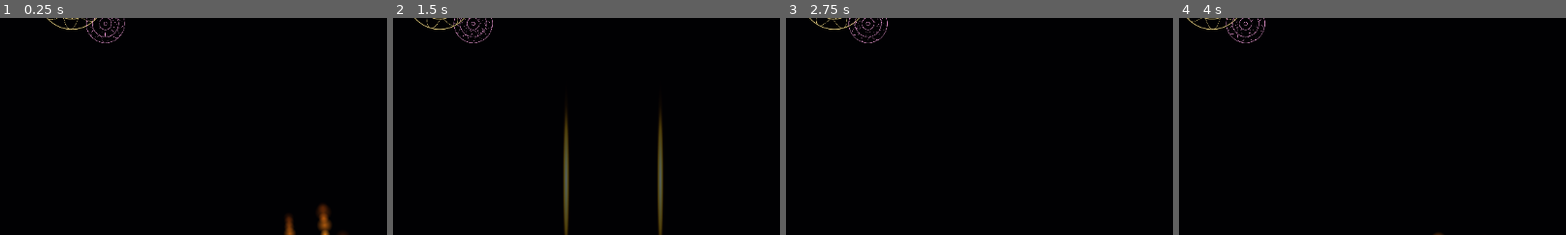
Above: before the commit, frames 1-4 (left to right).
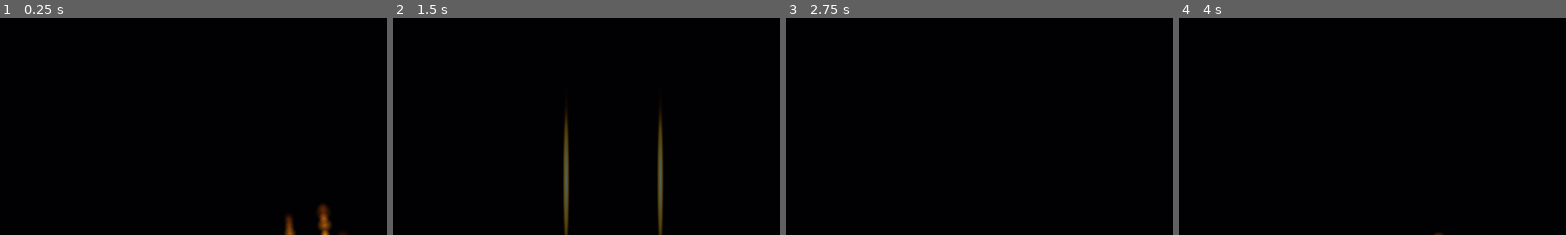
Above: after the commit, the same moments.

Repository: Ito-x/Zell
Game: Godot game, scene res://scenes/world/LesYeux.tscn
The game is run twice, just before and just after one commit, with the same random seed, the same clock (stepped at 60 frames per second) and the same inputs.
Inputs (mouse positions are % of the whole screen's width and height, from its top left):
- Up to frame 1 (0.25 s): no input
- Up to frame 2 (1.5 s): tap Enter at 0.5 s; move the mouse to (72, 45) at 0.52 s; hold D (move_right) from 0.53 s (still down); click (72, 45) at 0.6 s; tap Space (jump) at 0.77 s; move the mouse to (30, 55) at 1.27 s; right-click (30, 55) at 1.35 s
- Up to frame 3 (2.75 s): tap Space (jump) at 1.52 s; move the mouse to (60, 28) at 2.02 s; release D (move_right) at 2.03 s; hold A (move_left) from 2.03 s (still down); tap E (interact) at 2.1 s
- Up to frame 4 (4 s): move the mouse to (45, 70) at 2.77 s; release A (move_left) at 2.78 s; hold D (move_right) from 2.78 s (still down); tap S (look_down) at 2.85 s; tap Space (jump) at 3.02, 3.77 s; move the mouse to (80, 65) at 3.52 s; hold W (look_up) from 3.53 s (still down)
The pictures show only the part of the screen within x 10-60%, y 0-50%; the shares and areas given below are measured in that part.

The runs differ from the first frame. In frame 1, 0.4% of the frame differs, in the area x 12-33%, y 0-12%; in frame 2, 0.4%, in the area x 5-26%, y 0-12%; in frame 3, 0.4%; in frame 4, 0.4%.

Commit message:
feat(world): 4 variantes de rosas + redistribution profondeur
Variantes rosa via shader paramétré :
- Rosa1 (Etoile.tscn) : 8 pétales classique, mandala complet
- Rosa2 : 14 pétales très fins, sans rayons radiaux
- Rosa3 : 6 gros pétales avec rayons, sans anneau intérieur
- Rosa4 : minimaliste, juste cercle extérieur + coeur (style étoile)

Distribution :
- 15 rosas CoucheArriere (motion_scale 0.1) réparties en hauteur Y=[-320, -90]
  et largeur X=[-680, 720] pour casser l'alignement horizontal
- 4 rosas CoucheMilieu (motion_scale 0.3) en hauteur pour profondeur
- Mélange systématique des 4 variants pour la variété demandée

Diff:
--- a/assets/shaders/rosa.gdshader
+++ b/assets/shaders/rosa.gdshader
@@ -3,6 +3,18 @@
 uniform float line_width : hint_range(0.005, 0.05) = 0.018;
 uniform float petals = 8.0;
 uniform float inner_petals = 12.0;
+uniform float ring_outer = 0.95;
+uniform float ring_mid = 0.65;
+uniform float ring_inner = 0.30;
+uniform float ring_core = 0.08;
+uniform float petal_amplitude = 0.15;
+uniform float inner_petal_amplitude = 0.20;
+uniform float show_outer_petals = 1.0;
+uniform float show_inner_petals = 1.0;
+uniform float show_radials = 1.0;
+uniform float show_ring_mid = 1.0;
+uniform float show_ring_inner = 1.0;
+uniform float show_core = 1.0;
 
 varying vec2 local_pos;
 varying vec4 vert_color;
@@ -17,38 +29,29 @@
 }
 
 void fragment() {
-	// local_pos va de -30 à +30 (taille fixe du quad). Normalise en -1..1.
 	vec2 uv = local_pos / 30.0;
 	float r = length(uv);
 	float a = atan(uv.y, uv.x);
 
 	float alpha = 0.0;
 
-	// Cercle extérieur
-	alpha = max(alpha, line(r - 0.95, line_width));
-	// Cercle médian
-	alpha = max(alpha, line(r - 0.65, line_width));
-	// Cercle intérieur
-	alpha = max(alpha, line(r - 0.30, line_width));
-	// Cœur
-	alpha = max(alpha, line(r - 0.08, line_width));
+	alpha = max(alpha, line(r - ring_outer, line_width));
+	alpha = max(alpha, line(r - ring_mid, line_width) * show_ring_mid);
+	alpha = max(alpha, line(r - ring_inner, line_width) * show_ring_inner);
+	alpha = max(alpha, line(r - ring_core, line_width) * show_core);
 
-	// Pétales extérieurs (cardioïde-like)
-	float petal_r = 0.80 + 0.15 * cos(a * petals);
-	float in_ring_ext = step(0.65, r) * step(r, 0.98);
-	alpha = max(alpha, line(r - petal_r, line_width * 0.8) * in_ring_ext);
+	float petal_r = (ring_outer - 0.15) + petal_amplitude * cos(a * petals);
+	float in_ring_ext = step(ring_mid, r) * step(r, ring_outer + 0.03);
+	alpha = max(alpha, line(r - petal_r, line_width * 0.8) * in_ring_ext * show_outer_petals);
 
-	// Pétales intérieurs
-	float petal_r2 = 0.45 + 0.20 * cos(a * inner_petals + 0.4);
-	float in_ring_mid = step(0.30, r) * step(r, 0.68);
-	alpha = max(alpha, line(r - petal_r2, line_width * 0.8) * in_ring_mid);
+	float petal_r2 = (ring_inner + 0.15) + inner_petal_amplitude * cos(a * inner_petals + 0.4);
+	float in_ring_mid = step(ring_inner, r) * step(r, ring_mid + 0.03);
+	alpha = max(alpha, line(r - petal_r2, line_width * 0.8) * in_ring_mid * show_inner_petals);
 
-	// Rayons radiaux (lignes droites entre cercle central et médian)
-	float radial = step(0.30, r) * step(r, 0.65);
+	float radial = step(ring_inner, r) * step(r, ring_mid);
 	float angle_lines = abs(sin(a * petals / 2.0));
-	alpha = max(alpha, smoothstep(line_width * 1.5, 0.0, angle_lines) * radial);
+	alpha = max(alpha, smoothstep(line_width * 1.5, 0.0, angle_lines) * radial * show_radials);
 
-	// Clamp au disque
 	alpha *= step(r, 1.0);
 
 	COLOR = vec4(vert_color.rgb, alpha * vert_color.a);
--- a/scenes/world/LesYeux.tscn
+++ b/scenes/world/LesYeux.tscn
@@ -3,6 +3,9 @@
 [ext_resource type="PackedScene" path="res://scenes/player/Player.tscn" id="1_player"]
 [ext_resource type="Shader" uid="uid://chh5bun6sqf0b" path="res://assets/shaders/flesh.gdshader" id="2_flesh"]
 [ext_resource type="PackedScene" uid="uid://bovvhmrh3de41" path="res://scenes/world/Etoile.tscn" id="3_etoile"]
+[ext_resource type="PackedScene" path="res://scenes/world/Rosa2.tscn" id="4_rosa2"]
+[ext_resource type="PackedScene" path="res://scenes/world/Rosa3.tscn" id="5_rosa3"]
+[ext_resource type="PackedScene" path="res://scenes/world/Rosa4.tscn" id="6_rosa4"]
 
 [sub_resource type="Environment" id="Environment_yeux"]
 background_mode = 1
@@ -10,15 +13,12 @@
 glow_enabled = true
 glow_levels/1 = 0.3
 glow_levels/2 = 0.2
+glow_levels/3 = 0.2
 glow_intensity = 0.5
-glow_strength = 1.0
-glow_bloom = 0.0
-glow_blend_mode = 1
-glow_hdr_threshold = 1.0
 glow_hdr_scale = 1.5
 
 [sub_resource type="RectangleShape2D" id="RectangleShape2D_sol"]
-size = Vector2(4000, 32)
+size = Vector2(4001, 32)
 
 [sub_resource type="ShaderMaterial" id="ShaderMaterial_flesh"]
 shader = ExtResource("2_flesh")
@@ -41,92 +41,102 @@
 motion_scale = Vector2(0.1, 0.1)
 
 [node name="Rosa1" parent="ParallaxBackground/CoucheArriere" instance=ExtResource("3_etoile")]
-position = Vector2(-420, -80)
-scale = Vector2(2.6, 2.6)
+position = Vector2(-580, -170)
+scale = Vector2(2.4, 2.4)
 color = Color(1, 0.9, 0.55, 1)
 
-[node name="Rosa2" parent="ParallaxBackground/CoucheArriere" instance=ExtResource("3_etoile")]
-position = Vector2(-340, -40)
-scale = Vector2(1.4, 1.4)
+[node name="Rosa2" parent="ParallaxBackground/CoucheArriere" instance=ExtResource("4_rosa2")]
+position = Vector2(-400, -260)
+scale = Vector2(1.6, 1.6)
 color = Color(0.8, 0.55, 1, 1)
 
-[node name="Rosa3" parent="ParallaxBackground/CoucheArriere" instance=ExtResource("3_etoile")]
-position = Vector2(-260, -180)
+[node name="Rosa3" parent="ParallaxBackground/CoucheArriere" instance=ExtResource("5_rosa3")]
+position = Vector2(-250, -180)
 scale = Vector2(2.0, 2.0)
 color = Color(1, 0.85, 0.5, 1)
 
-[node name="Rosa4" parent="ParallaxBackground/CoucheArriere" instance=ExtResource("3_etoile")]
-position = Vector2(-130, -120)
-scale = Vector2(1.6, 1.6)
+[node name="Rosa4" parent="ParallaxBackground/CoucheArriere" instance=ExtResource("6_rosa4")]
+position = Vector2(-130, -290)
+scale = Vector2(1.0, 1.0)
 color = Color(1, 0.6, 0.85, 1)
 
 [node name="Rosa5" parent="ParallaxBackground/CoucheArriere" instance=ExtResource("3_etoile")]
-position = Vector2(-80, -90)
-scale = Vector2(1.0, 1.0)
+position = Vector2(-90, -210)
+scale = Vector2(1.3, 1.3)
 color = Color(0.95, 0.85, 0.5, 1)
 
-[node name="Rosa6" parent="ParallaxBackground/CoucheArriere" instance=ExtResource("3_etoile")]
-position = Vector2(40, -160)
-scale = Vector2(2.2, 2.2)
+[node name="Rosa6" parent="ParallaxBackground/CoucheArriere" instance=ExtResource("4_rosa2")]
+position = Vector2(60, -150)
+scale = Vector2(1.8, 1.8)
 color = Color(0.75, 0.5, 1, 1)
 
-[node name="Rosa7" parent="ParallaxBackground/CoucheArriere" instance=ExtResource("3_etoile")]
-position = Vector2(160, -70)
-scale = Vector2(1.7, 1.7)
+[node name="Rosa7" parent="ParallaxBackground/CoucheArriere" instance=ExtResource("5_rosa3")]
+position = Vector2(190, -240)
+scale = Vector2(1.5, 1.5)
 color = Color(1, 0.9, 0.55, 1)
 
-[node name="Rosa8" parent="ParallaxBackground/CoucheArriere" instance=ExtResource("3_etoile")]
-position = Vector2(210, -30)
-scale = Vector2(1.0, 1.0)
+[node name="Rosa8" parent="ParallaxBackground/CoucheArriere" instance=ExtResource("6_rosa4")]
+position = Vector2(270, -130)
+scale = Vector2(0.9, 0.9)
 color = Color(1, 0.65, 0.9, 1)
 
 [node name="Rosa9" parent="ParallaxBackground/CoucheArriere" instance=ExtResource("3_etoile")]
-position = Vector2(290, -140)
-scale = Vector2(1.9, 1.9)
+position = Vector2(380, -270)
+scale = Vector2(2.2, 2.2)
 color = Color(0.95, 0.85, 0.5, 1)
 
-[node name="Rosa10" parent="ParallaxBackground/CoucheArriere" instance=ExtResource("3_etoile")]
-position = Vector2(390, -90)
-scale = Vector2(1.5, 1.5)
+[node name="Rosa10" parent="ParallaxBackground/CoucheArriere" instance=ExtResource("4_rosa2")]
+position = Vector2(490, -180)
+scale = Vector2(1.4, 1.4)
 color = Color(0.85, 0.6, 1, 1)
 
-[node name="Rosa11" parent="ParallaxBackground/CoucheArriere" instance=ExtResource("3_etoile")]
-position = Vector2(450, -180)
-scale = Vector2(2.1, 2.1)
+[node name="Rosa11" parent="ParallaxBackground/CoucheArriere" instance=ExtResource("5_rosa3")]
+position = Vector2(620, -250)
+scale = Vector2(1.7, 1.7)
 color = Color(1, 0.9, 0.6, 1)
 
-[node name="Rosa12" parent="ParallaxBackground/CoucheArriere" instance=ExtResource("3_etoile")]
-position = Vector2(-540, -190)
-scale = Vector2(1.6, 1.6)
+[node name="Rosa12" parent="ParallaxBackground/CoucheArriere" instance=ExtResource("6_rosa4")]
+position = Vector2(-470, -90)
+scale = Vector2(0.8, 0.8)
 color = Color(1, 0.7, 0.9, 1)
 
 [node name="Rosa13" parent="ParallaxBackground/CoucheArriere" instance=ExtResource("3_etoile")]
-position = Vector2(560, -190)
-scale = Vector2(1.7, 1.7)
+position = Vector2(720, -110)
+scale = Vector2(1.2, 1.2)
 color = Color(0.9, 0.6, 1, 1)
 
-[node name="Rosa14" parent="ParallaxBackground/CoucheArriere" instance=ExtResource("3_etoile")]
-position = Vector2(-30, -250)
-scale = Vector2(1.4, 1.4)
+[node name="Rosa14" parent="ParallaxBackground/CoucheArriere" instance=ExtResource("6_rosa4")]
+position = Vector2(-680, -250)
+scale = Vector2(1.1, 1.1)
 color = Color(1, 0.9, 0.55, 1)
 
-[node name="Rosa15" parent="ParallaxBackground/CoucheArriere" instance=ExtResource("3_etoile")]
-position = Vector2(620, -130)
-scale = Vector2(1.2, 1.2)
+[node name="Rosa15" parent="ParallaxBackground/CoucheArriere" instance=ExtResource("4_rosa2")]
+position = Vector2(40, -320)
+scale = Vector2(1.0, 1.0)
 color = Color(1, 0.65, 0.85, 1)
 
-[node name="CoucheMilieu" type="ParallaxLayer" parent="ParallaxBackground" unique_id=1957711183]
+[node name="CoucheMilieu" type="ParallaxLayer" parent="ParallaxBackground"]
 motion_scale = Vector2(0.3, 0.3)
 
-[node name="RosaM1" parent="ParallaxBackground/CoucheMilieu" instance=ExtResource("3_etoile")]
-position = Vector2(-380, -210)
+[node name="RosaM1" parent="ParallaxBackground/CoucheMilieu" instance=ExtResource("5_rosa3")]
+position = Vector2(-350, -260)
 scale = Vector2(0.9, 0.9)
 color = Color(0.95, 0.85, 0.5, 1)
 
 [node name="RosaM2" parent="ParallaxBackground/CoucheMilieu" instance=ExtResource("3_etoile")]
-position = Vector2(360, -230)
-scale = Vector2(1.0, 1.0)
+position = Vector2(420, -300)
+scale = Vector2(1.1, 1.1)
 color = Color(0.85, 0.6, 1, 1)
+
+[node name="RosaM3" parent="ParallaxBackground/CoucheMilieu" instance=ExtResource("4_rosa2")]
+position = Vector2(-50, -340)
+scale = Vector2(0.7, 0.7)
+color = Color(1, 0.7, 0.9, 1)
+
+[node name="RosaM4" parent="ParallaxBackground/CoucheMilieu" instance=ExtResource("6_rosa4")]
+position = Vector2(140, -270)
+scale = Vector2(0.6, 0.6)
+color = Color(1, 0.9, 0.55, 1)
 
 [node name="CoucheAvant" type="ParallaxLayer" parent="ParallaxBackground" unique_id=1423398706]
 motion_scale = Vector2(0.65, 0.65)
@@ -137,7 +147,7 @@
 position = Vector2(0, 200)
 
 [node name="CollisionShape2D" type="CollisionShape2D" parent="SolProvisoire" unique_id=1535094818]
-position = Vector2(-10, -160)
+position = Vector2(2.5, -160)
 shape = SubResource("RectangleShape2D_sol")
 
 [node name="Visual" type="Polygon2D" parent="SolProvisoire" unique_id=272717003]
--- /dev/null
+++ b/scenes/world/Rosa2.tscn
@@ -0,0 +1,28 @@
+[gd_scene load_steps=4 format=3 uid="uid://brosab1lesyeux"]
+
+[ext_resource type="Script" path="res://scenes/world/EtoileRosas.gd" id="1_script"]
+[ext_resource type="Shader" path="res://assets/shaders/rosa.gdshader" id="2_rosa"]
+
+[sub_resource type="ShaderMaterial" id="ShaderMaterial_rosa2"]
+shader = ExtResource("2_rosa")
+shader_parameter/line_width = 0.012
+shader_parameter/petals = 14.0
+shader_parameter/inner_petals = 7.0
+shader_parameter/ring_outer = 0.92
+shader_parameter/ring_mid = 0.55
+shader_parameter/ring_inner = 0.22
+shader_parameter/ring_core = 0.06
+shader_parameter/petal_amplitude = 0.08
+shader_parameter/inner_petal_amplitude = 0.13
+shader_parameter/show_outer_petals = 1.0
+shader_parameter/show_inner_petals = 1.0
+shader_parameter/show_radials = 0.0
+shader_parameter/show_ring_mid = 1.0
+shader_parameter/show_ring_inner = 1.0
+shader_parameter/show_core = 1.0
+
+[node name="Rosa2" type="Polygon2D"]
+material = SubResource("ShaderMaterial_rosa2")
+color = Color(1, 1, 1, 1)
+polygon = PackedVector2Array(-30, -30, 30, -30, 30, 30, -30, 30)
+script = ExtResource("1_script")
--- /dev/null
+++ b/scenes/world/Rosa3.tscn
@@ -0,0 +1,28 @@
+[gd_scene load_steps=4 format=3 uid="uid://crosac2lesyeux"]
+
+[ext_resource type="Script" path="res://scenes/world/EtoileRosas.gd" id="1_script"]
+[ext_resource type="Shader" path="res://assets/shaders/rosa.gdshader" id="2_rosa"]
+
+[sub_resource type="ShaderMaterial" id="ShaderMaterial_rosa3"]
+shader = ExtResource("2_rosa")
+shader_parameter/line_width = 0.024
+shader_parameter/petals = 6.0
+shader_parameter/inner_petals = 6.0
+shader_parameter/ring_outer = 0.90
+shader_parameter/ring_mid = 0.55
+shader_parameter/ring_inner = 0.0
+shader_parameter/ring_core = 0.10
+shader_parameter/petal_amplitude = 0.22
+shader_parameter/inner_petal_amplitude = 0.0
+shader_parameter/show_outer_petals = 1.0
+shader_parameter/show_inner_petals = 0.0
+shader_parameter/show_radials = 1.0
+shader_parameter/show_ring_mid = 1.0
+shader_parameter/show_ring_inner = 0.0
+shader_parameter/show_core = 1.0
+
+[node name="Rosa3" type="Polygon2D"]
+material = SubResource("ShaderMaterial_rosa3")
+color = Color(1, 1, 1, 1)
+polygon = PackedVector2Array(-30, -30, 30, -30, 30, 30, -30, 30)
+script = ExtResource("1_script")
--- /dev/null
+++ b/scenes/world/Rosa4.tscn
@@ -0,0 +1,28 @@
+[gd_scene load_steps=4 format=3 uid="uid://drosad3lesyeux"]
+
+[ext_resource type="Script" path="res://scenes/world/EtoileRosas.gd" id="1_script"]
+[ext_resource type="Shader" path="res://assets/shaders/rosa.gdshader" id="2_rosa"]
+
+[sub_resource type="ShaderMaterial" id="ShaderMaterial_rosa4"]
+shader = ExtResource("2_rosa")
+shader_parameter/line_width = 0.010
+shader_parameter/petals = 5.0
+shader_parameter/inner_petals = 10.0
+shader_parameter/ring_outer = 0.95
+shader_parameter/ring_mid = 0.0
+shader_parameter/ring_inner = 0.0
+shader_parameter/ring_core = 0.05
+shader_parameter/petal_amplitude = 0.0
+shader_parameter/inner_petal_amplitude = 0.0
+shader_parameter/show_outer_petals = 0.0
+shader_parameter/show_inner_petals = 0.0
+shader_parameter/show_radials = 0.0
+shader_parameter/show_ring_mid = 0.0
+shader_parameter/show_ring_inner = 0.0
+shader_parameter/show_core = 1.0
+
+[node name="Rosa4" type="Polygon2D"]
+material = SubResource("ShaderMaterial_rosa4")
+color = Color(1, 1, 1, 1)
+polygon = PackedVector2Array(-30, -30, 30, -30, 30, 30, -30, 30)
+script = ExtResource("1_script")
Not shown, added: assets/shaders/rosa.gdshader.uid
